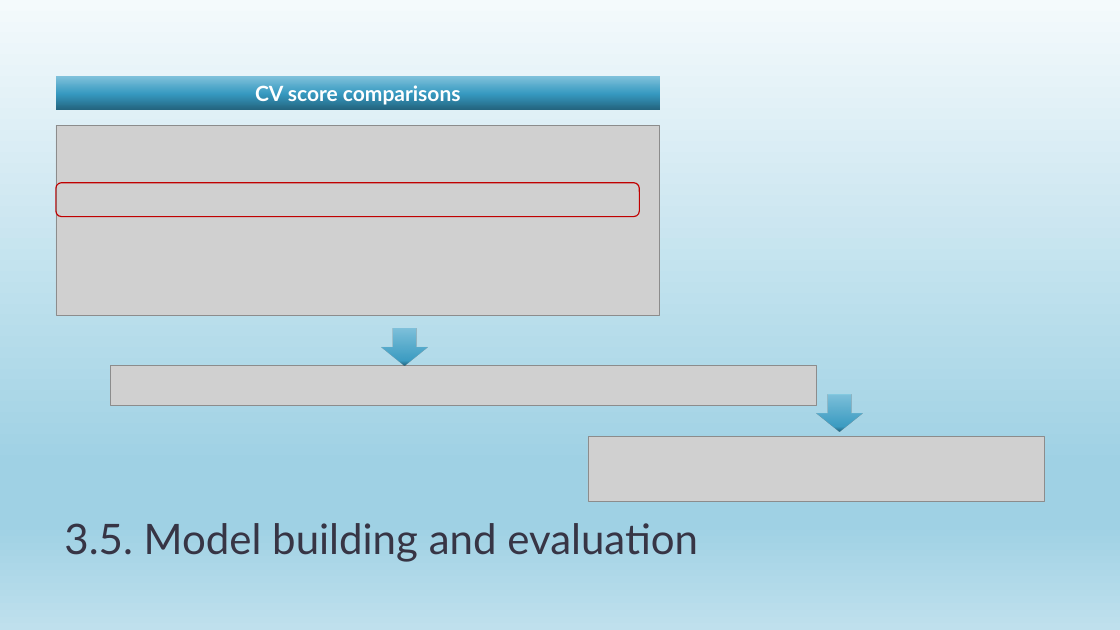
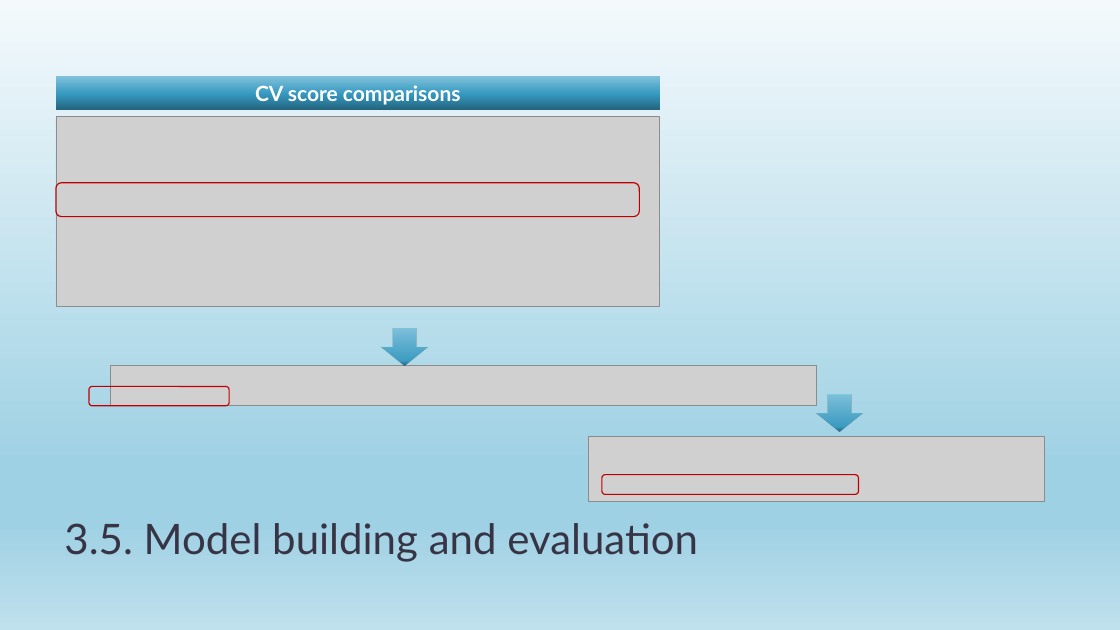
Before and after one commit to sitairy/WBS-DataScience-FinalProject-ML, a slide deck: slide 11 of FinalProject_MicroLoan_LZ.pptx (slide 12 before the commit). Drawn at 1120x630 pixels with LibreOffice and Linux fonts; fonts in the diff are those of the drawing; grey boxes stand for pictures. Boxes give left, top, right and bottom in pixels: in the first picture for what was removed or moved away, otherwise in the second. Text is boxed around its words. In the diff, an @@ line names an element or a change of style, - is before the commit and + after.

```diff
--- a/FinalProject_MicroLoan_LZ.pptx
+++ b/FinalProject_MicroLoan_LZ.pptx
@@ picture moved from (x1=56, y1=125, x2=660, y2=315) to (x1=56, y1=117, x2=660, y2=307) @@
@@ rounded rectangle added at (x1=89, y1=386, x2=229, y2=406), outline #C00000 1 pt @@
@@ rounded rectangle added at (x1=602, y1=475, x2=858, y2=495), outline #C00000 1 pt @@
```
Also in this commit, not shown: 5 other slides changed, 1 slide removed.
